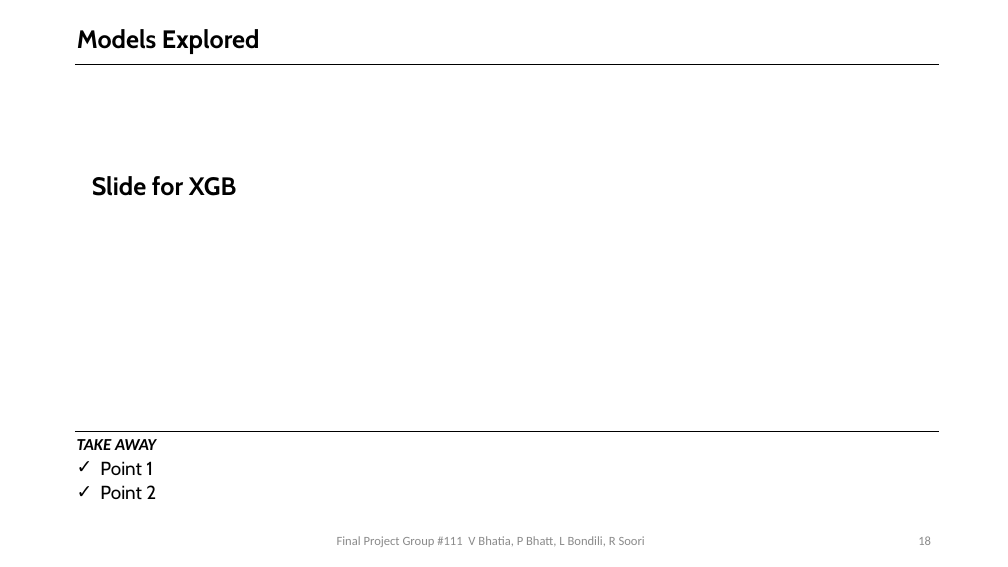
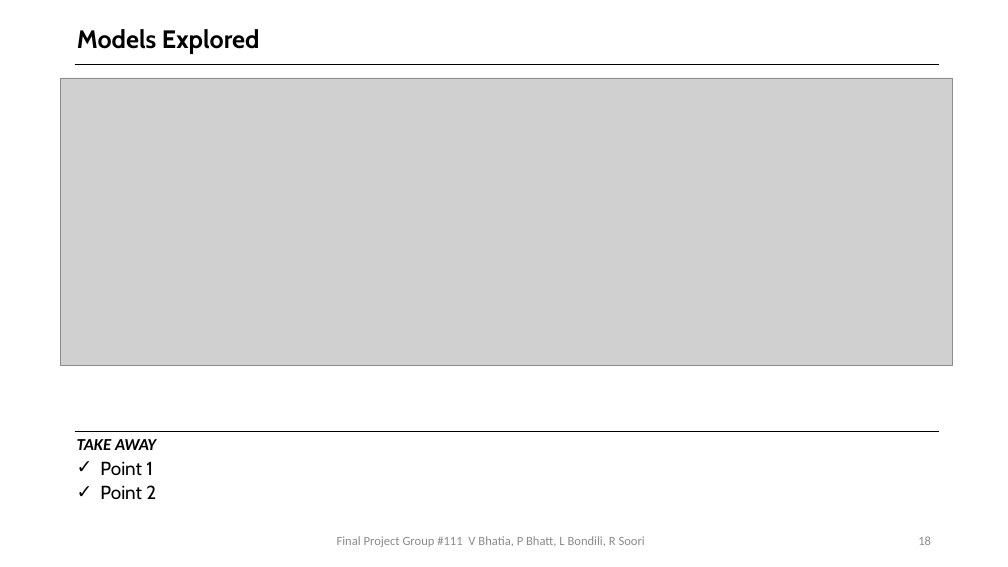
Before and after one commit to bhatiavr/cs109b-final-project-111, a slide deck: slide 18 of docs/Forecasting COVID-19 Cases Using SARS-Cov-2 Titers in Wastewater.pptx. Drawn at 1008x567 pixels with LibreOffice and Linux fonts; fonts in the diff are those of the drawing; grey boxes stand for pictures. Boxes give left, top, right and bottom in pixels: in the first picture for what was removed or moved away, otherwise in the second. Text is boxed around its words. In the diff, an @@ line names an element or a change of style, - is before the commit and + after.

```diff
--- a/docs/Forecasting COVID-19 Cases Using SARS-Cov-2 Titers in Wastewater.pptx
+++ b/docs/Forecasting COVID-19 Cases Using SARS-Cov-2 Titers in Wastewater.pptx
@@ picture added at [60,78,953,365] @@
@@ text removed at [92,176,237,196] @@
-Slide for XGB
```
Also in this commit, not shown: 5 other files.
